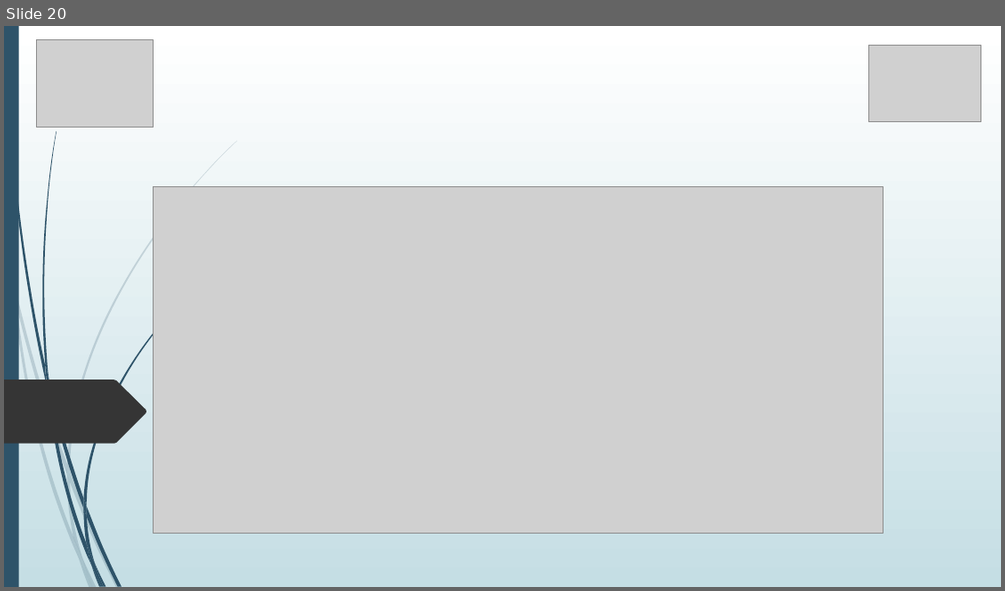
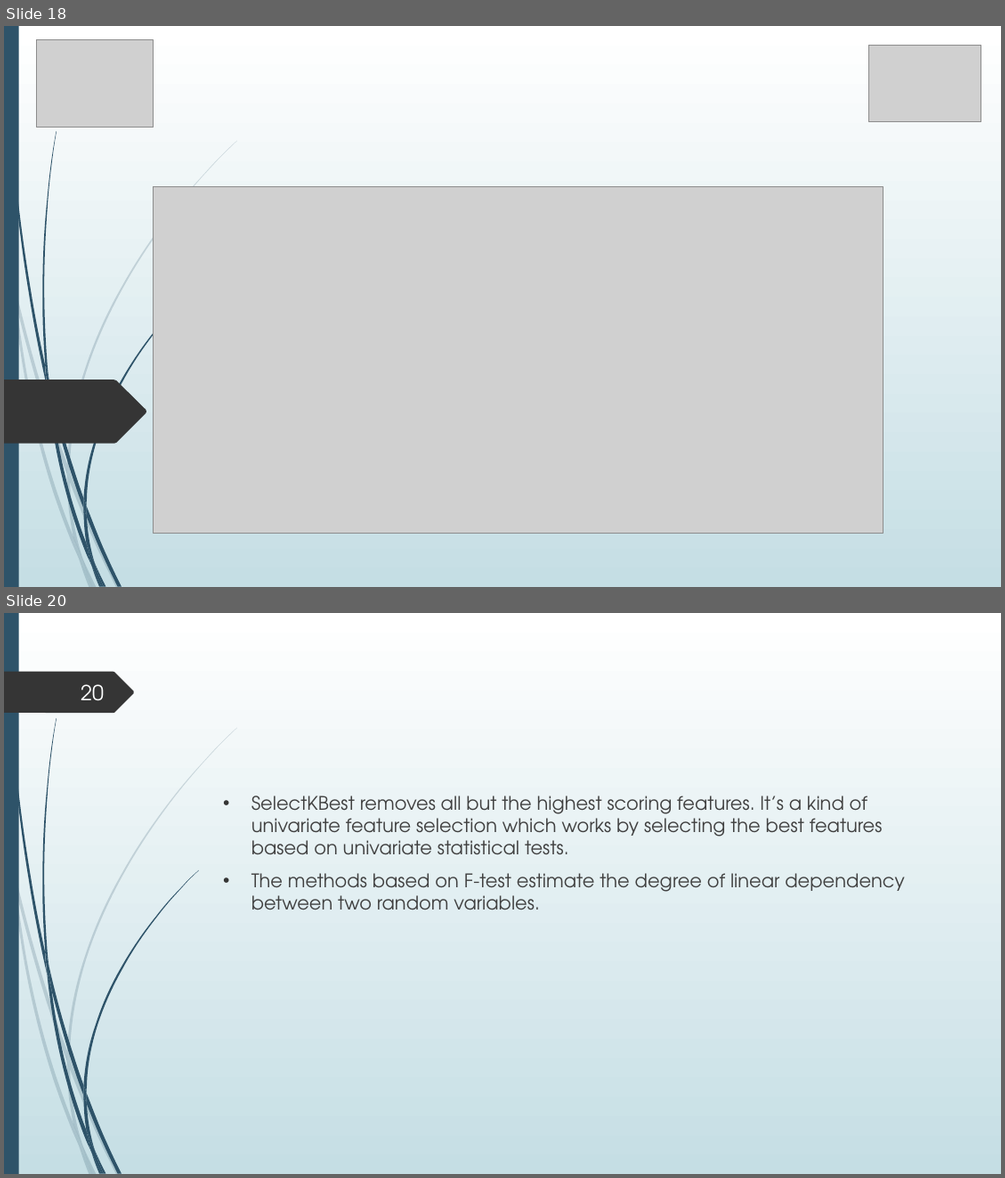
Before and after one commit to avasile96/CAD, a slide deck: Presentation_updated.pptx. Shown one above the other, each under a label of ours: slide 20 before the commit, slides 18 and 20 after it; the slides between them are not shown. The pictures are 1005x591 and 1005x1178 pixels, drawn with LibreOffice and Linux fonts; fonts in the diff are those of the drawing; grey boxes stand for pictures. Boxes give left, top, right and bottom in pixels: in the first picture for what was removed or moved away, otherwise in the second. Text is boxed around its words. In the diff, an @@ line names an element or a change of style, - is before the commit and + after.

```diff
--- a/Presentation_updated.pptx
+++ b/Presentation_updated.pptx
@@ slide 20 added at [4,613,1001,1174], background gradient #FFFFFF to #C5DEE5; not listed: 23 template elements that a slide beside it also shows @@
@@ freeform shape added at [4,672,134,713], fill #353535 @@
@@ page number added at [81,684,104,701], 20 pt, text #FEFFFF @@
+20
@@ text added at [251,795,904,910], 18 pt, text #404040 @@
+• SelectKBest removes all but the highest scoring features. It’s a kind of univariate feature selection which works by selecting the best features based on univariate statistical tests.
+• The methods based on F-test estimate the degree of linear dependency between two random variables.
@@ what was slide 20 is now slide 18 @@
```
Also in this commit, not shown: 8 slides changed, 1 other slide added, 2 slides removed.
